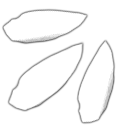
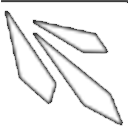
Layer changes from the first w=128, h=128 image to the second:
added layer "3 line shots" above "Слой 2" over [1, 0, 128, 126]
hid "Слой 2" over [2, 9, 115, 124]
